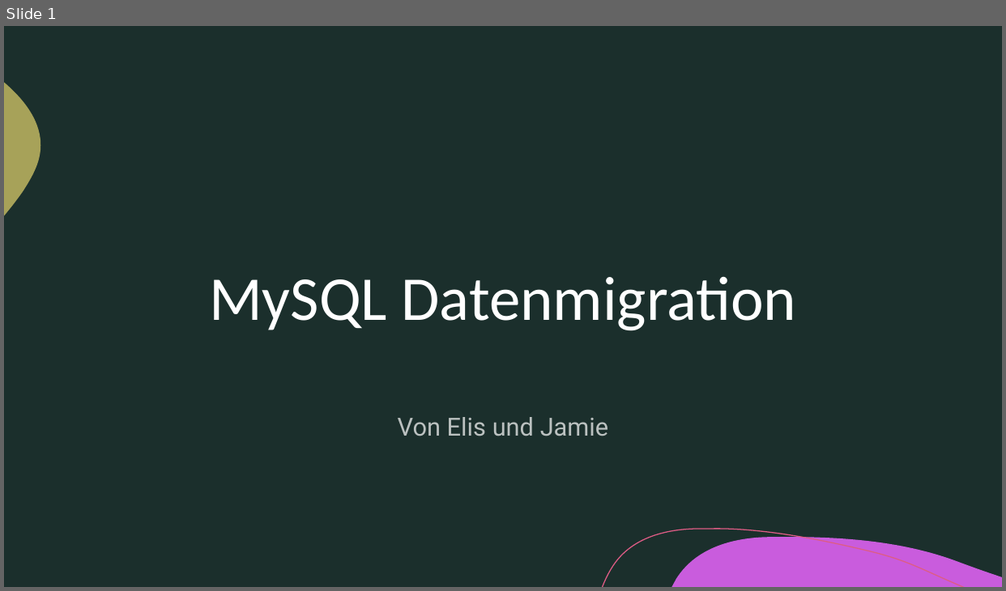
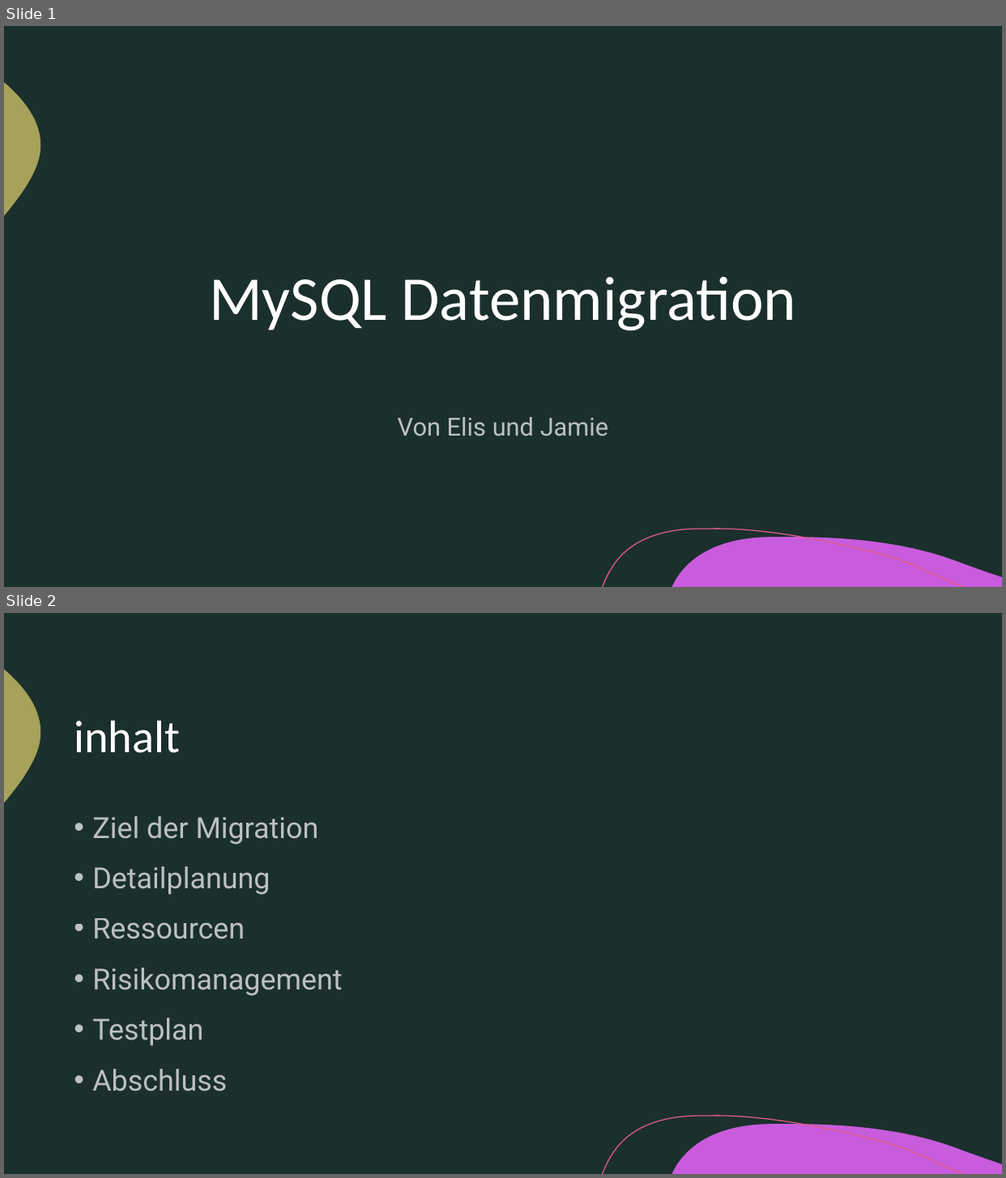
Before and after one commit to phonkd/gibb, a slide deck: 158/docs/MySQLDatenmigration.pptm. Shown one above the other, each under a label of ours: slide 1 before the commit, slides 1 and 2 after it. The pictures are 1006x591 and 1006x1178 pixels, drawn with LibreOffice and Linux fonts; fonts in the diff are those of the drawing. Boxes give left, top, right and bottom in pixels: in the first picture for what was removed or moved away, otherwise in the second. Text is boxed around its words. In the diff, an @@ line names an element or a change of style, - is before the commit and + after.

```diff
--- a/158/docs/MySQLDatenmigration.pptm
+++ b/158/docs/MySQLDatenmigration.pptm
@@ slide 2 added at [4,613,1002,1174], background #1B2F2C; not listed: 3 template elements that a slide beside it also shows @@
@@ title added at [74,720,180,753], 44 pt, text #FFFFFF @@
+inhalt
@@ text added at [92,816,342,1092], 28 pt, text #FFFFFF at 70% opacity @@
+• Ziel der Migration
+• Detailplanung
+• Ressourcen
+• Risikomanagement
+• Testplan
+• Abschluss
```
Also in this commit, not shown: 13 other files.
